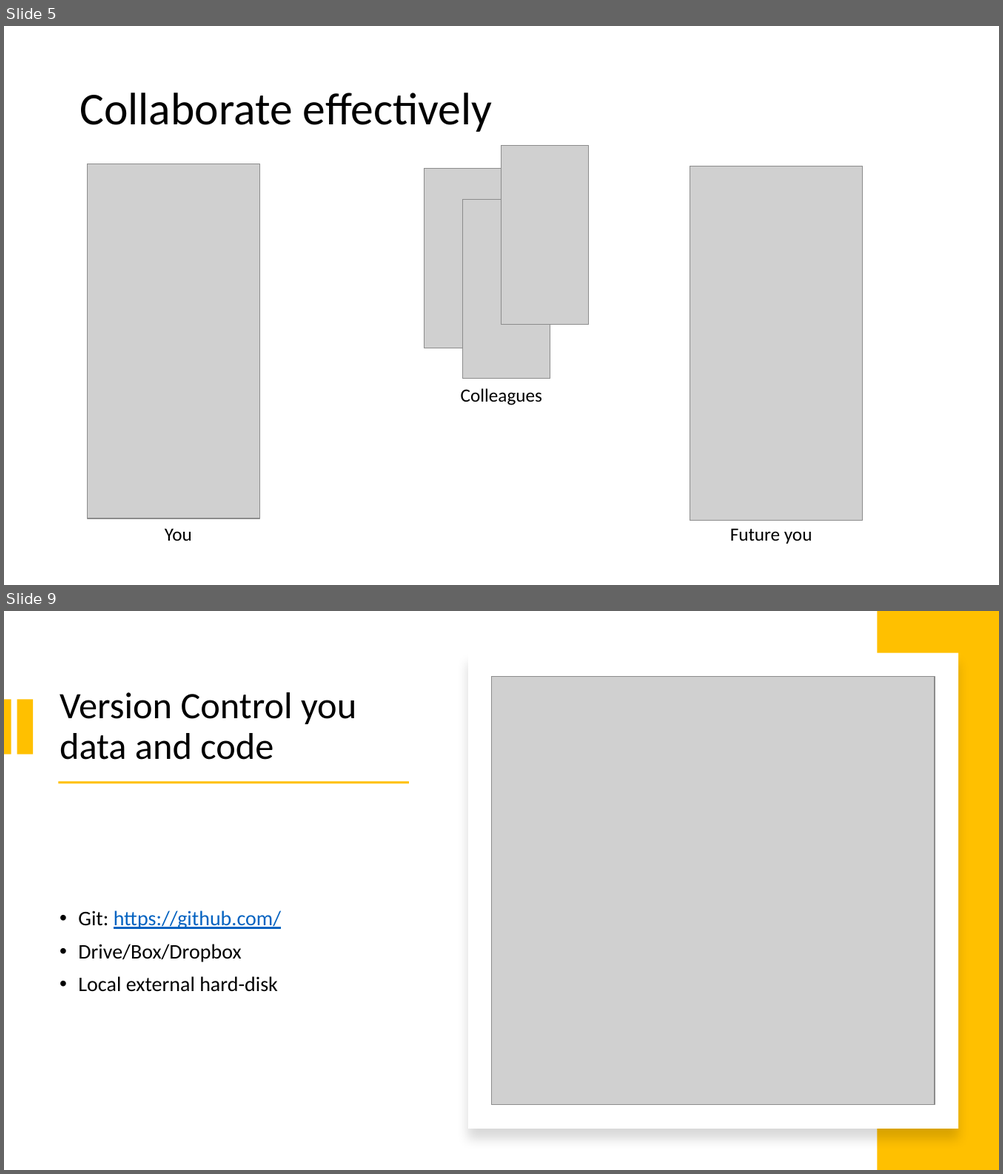
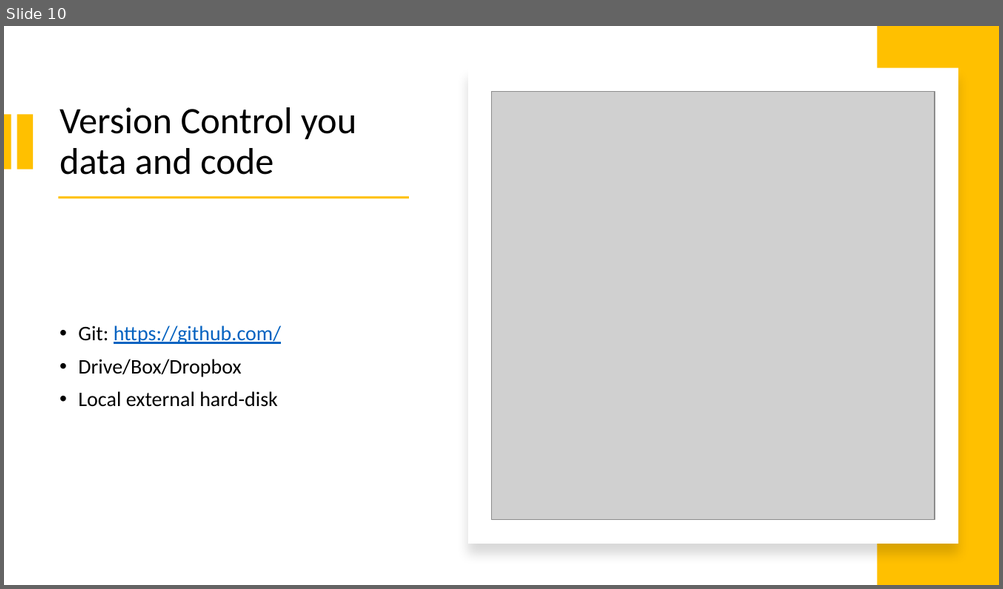
Before and after one commit to EpiPandit/MPM_200, a slide deck: Session 5/R and data management.pptx. Shown one above the other, each under a label of ours: slides 5 and 9 before the commit, slide 10 after it; the slides between them are not shown. The pictures are 1003x1174 and 1003x589 pixels, drawn with LibreOffice and Linux fonts; fonts in the diff are those of the drawing; grey boxes stand for pictures. Boxes give left, top, right and bottom in pixels: in the first picture for what was removed or moved away, otherwise in the second. Text is boxed around its words. In the diff, an @@ line names an element or a change of style, - is before the commit and + after.

```diff
--- a/Session 5/R and data management.pptx
+++ b/Session 5/R and data management.pptx
@@ slide 5 removed at [4, 26, 999, 585], background #FFFFFF @@
@@ title removed at [79, 93, 492, 132] @@
-Collaborate effectively
@@ picture removed at [502, 145, 589, 325] @@
@@ picture removed at [87, 164, 259, 519] @@
@@ picture removed at [424, 169, 512, 349] @@
@@ picture removed at [690, 167, 862, 521] @@
@@ picture removed at [463, 199, 550, 379] @@
@@ text removed at [461, 389, 542, 406] @@
-Colleagues
@@ text removed at [165, 528, 192, 541] @@
-You
@@ text removed at [730, 528, 812, 544] @@
-Future you
@@ what was slide 9 is now slide 10 @@
```
Also in this commit, not shown: 5 slides changed, 5 slides added, 6 other slides removed, 5 other files.
